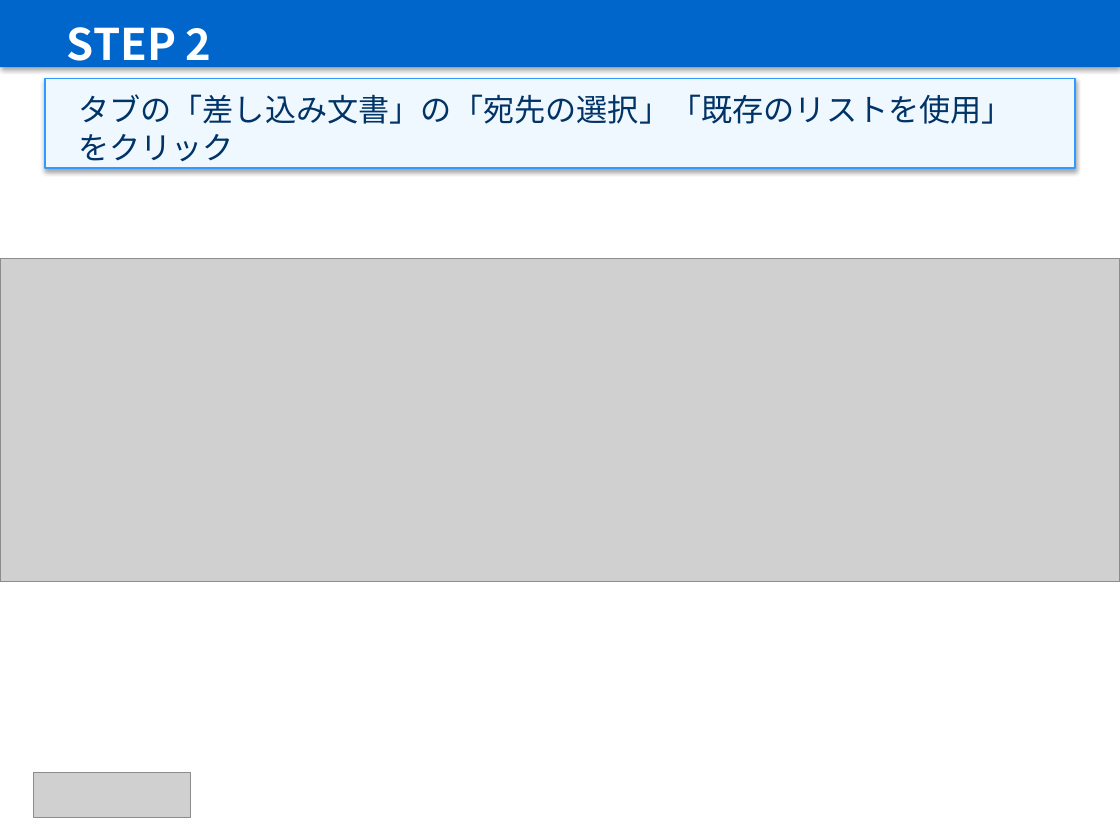
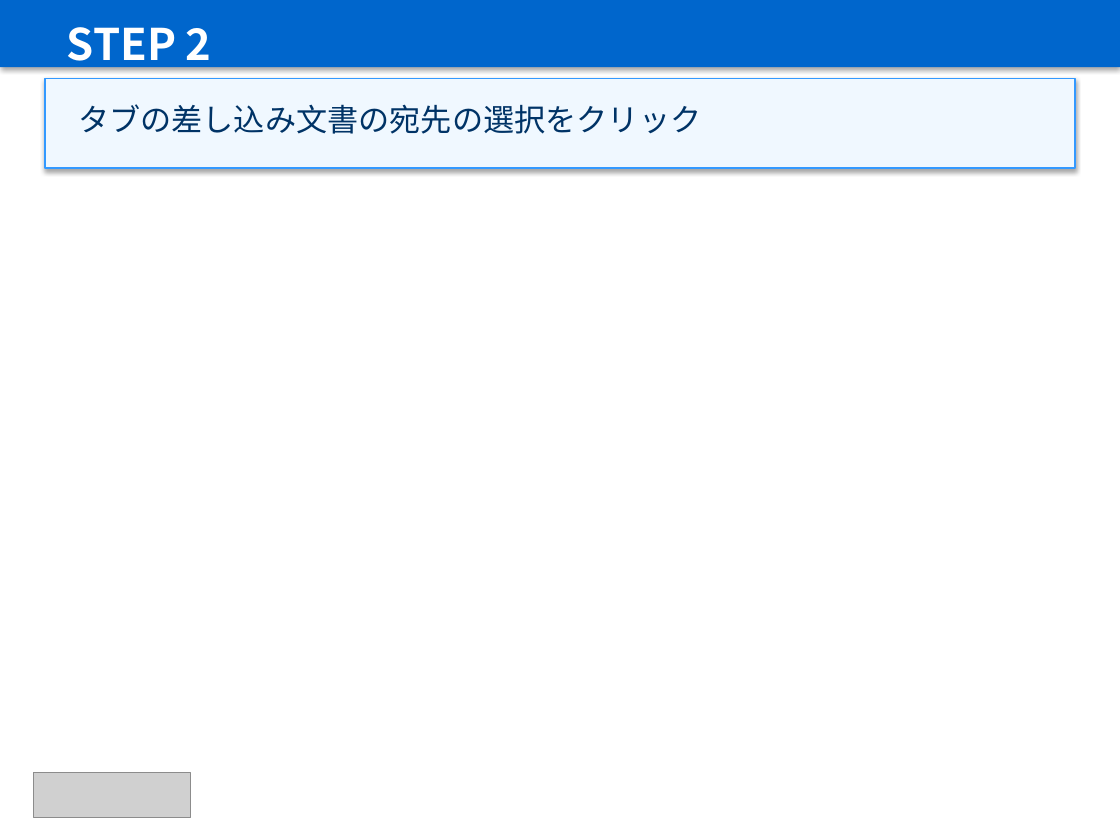
Before and after one commit to satoshi19840417/sharepoint, a slide deck: slide 3 of 05_mail/相見積操作マニュアル.pptx. Drawn at 1120x840 pixels with LibreOffice and Linux fonts; fonts in the diff are those of the drawing; grey boxes stand for pictures. Boxes give left, top, right and bottom in pixels: in the first picture for what was removed or moved away, otherwise in the second. Text is boxed around its words. In the diff, an @@ line names an element or a change of style, - is before the commit and + after.

```diff
--- a/05_mail/相見積操作マニュアル.pptx
+++ b/05_mail/相見積操作マニュアル.pptx
@@ text at box(78, 104, 701, 134): text changed @@
-タブの「差し込み文書」の「宛先の選択」「既存のリストを使用」
-をクリック
+タブの差し込み文書の宛先の選択をクリック
@@ picture removed at box(0, 259, 1120, 581) @@
```
Also in this commit, not shown: 2 other slides changed, 15 other files.
